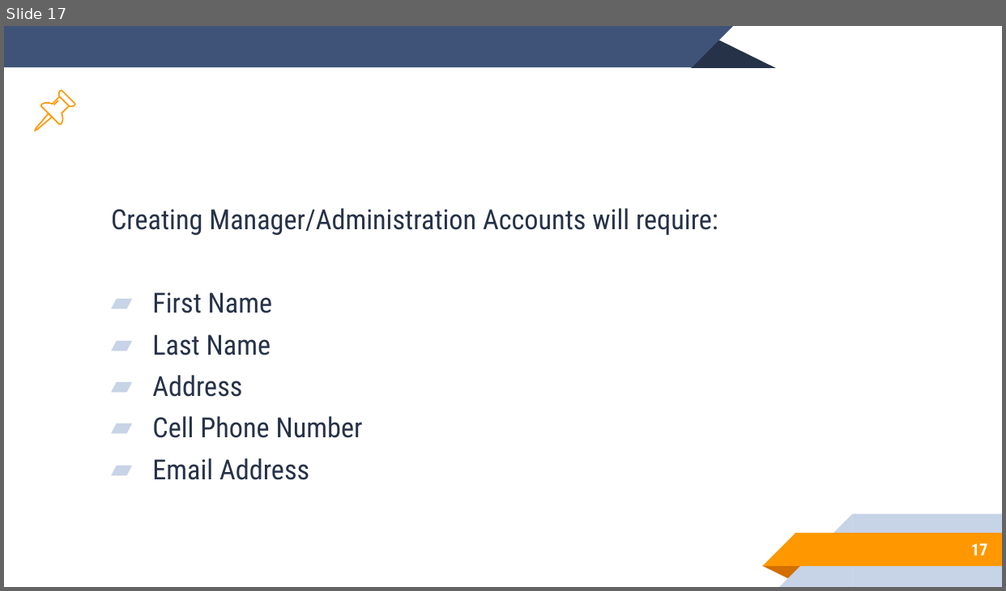
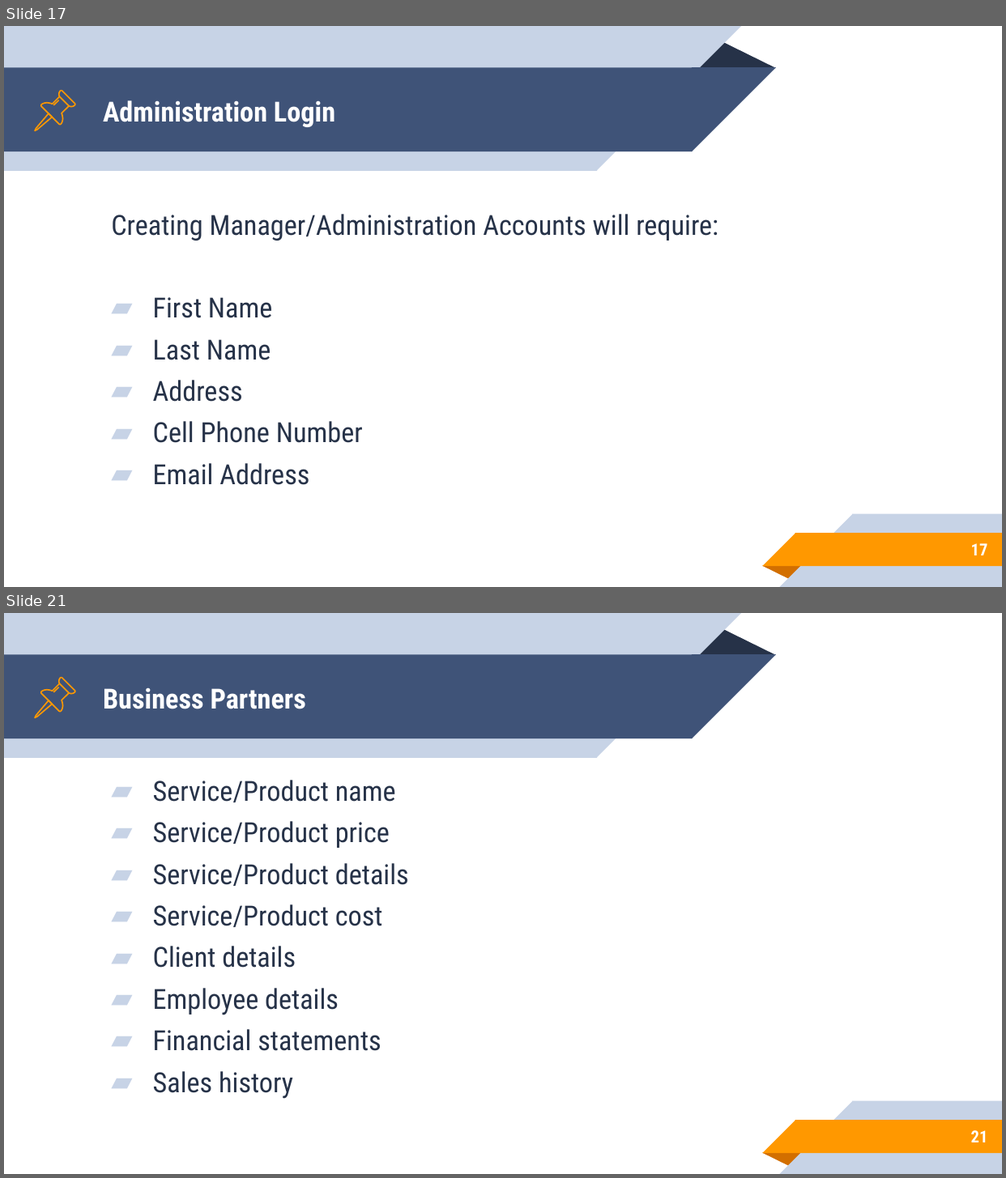
Before and after one commit to nsuspring2019cse299sec8/Group4, a slide deck: group4.pptx. Shown one above the other, each under a label of ours: slide 17 before the commit, slides 17 and 21 after it; the slides between them are not shown. The pictures are 1006x591 and 1006x1178 pixels, drawn with LibreOffice and Linux fonts; fonts in the diff are those of the drawing. Boxes give left, top, right and bottom in pixels: in the first picture for what was removed or moved away, otherwise in the second. Text is boxed around its words. In the diff, an @@ line names an element or a change of style, - is before the commit and + after.

```diff
--- a/group4.pptx
+++ b/group4.pptx
@@ slide 21 added at (4, 613, 1002, 1174), background #FFFFFF; not listed: 10 template elements that a slide beside it also shows @@
@@ group added at (35, 678, 74, 717): 4 freeform shapes @@
@@ title added at (103, 688, 306, 709), 20 pt, text #FFFFFF, bold @@
+Business Partners
@@ text added at (153, 780, 409, 1099), 20 pt, text #263248 @@
+▰ Service/Product name
+▰ Service/Product price
+▰ Service/Product details
+▰ Service/Product cost
+▰ Client details
+▰ Employee details
+▰ Financial statements
+▰ Sales history
@@ page number added at (971, 1131, 988, 1143), 12 pt, text #FFFFFF, bold @@
+21
@@ slide 17 changed as well @@
@@ rectangle added at (4, 26, 597, 171), fill #C7D3E6 @@
@@ right triangle added at (597, 26, 741, 171), fill #C7D3E6 @@
@@ rectangle at (4, 68, 692, 152): mirrored; rotation 0 to 180 degrees @@
@@ right triangle at (692, 68, 775, 152): mirrored; rotation 0 to 180 degrees @@
@@ outline redrawn in 3 elements at (35, 113, 52, 130), (59, 91, 74, 107), (41, 96, 69, 125) @@
@@ title added at (103, 101, 335, 127), 20 pt, text #FFFFFF, bold @@
+Administration Login
@@ text "Creating Manager/Administration Accounts will require:": place and size @@
-text "Creating Manager/Administration Accounts will require:" at (111, 208, 718, 480)
+text "Creating Manager/Administration Accounts will require:" at (111, 214, 718, 485)
```
Also in this commit, not shown: 16 other slides changed, 8 other slides added.
